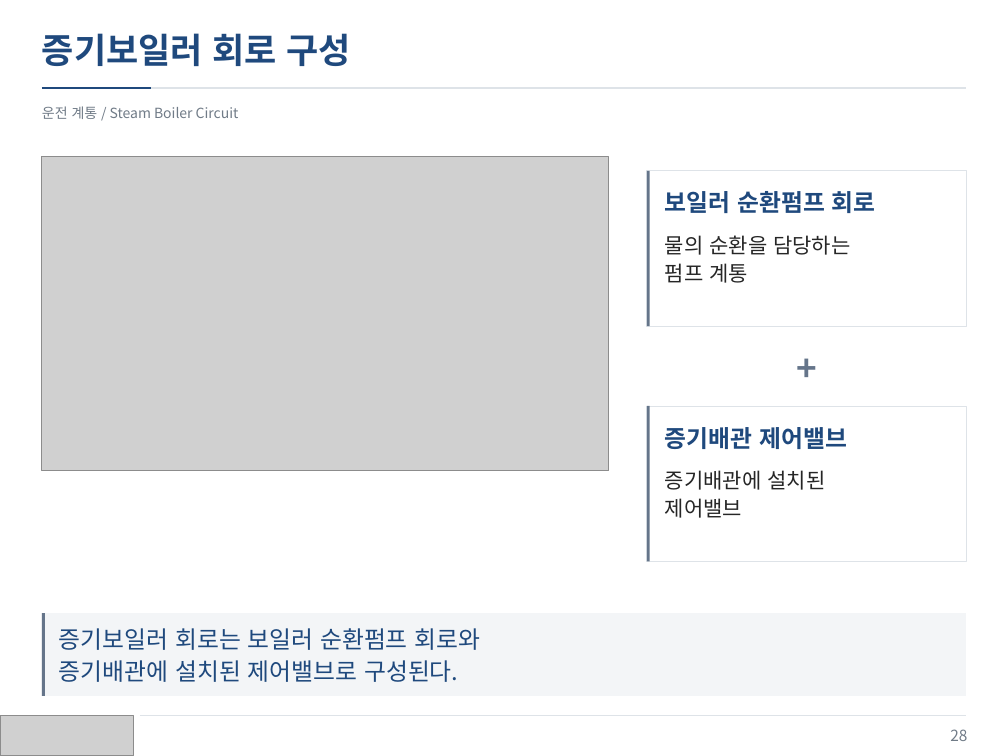
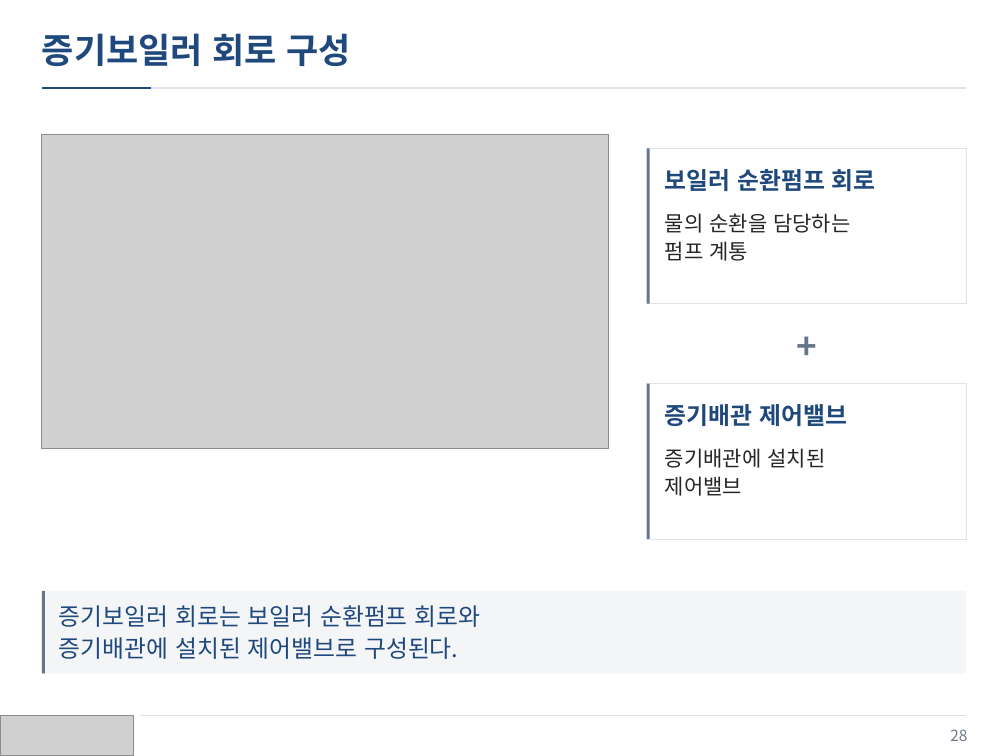
Before and after one commit to jskang5000-arch/my-PPT, a slide deck: slide 28 of KITECH_Boiler.pptx. Drawn at 1008x756 pixels with LibreOffice and Linux fonts; fonts in the diff are those of the drawing; grey boxes stand for pictures. Boxes give left, top, right and bottom in pixels: in the first picture for what was removed or moved away, otherwise in the second. Text is boxed around its words. In the diff, an @@ line names an element or a change of style, - is before the commit and + after.

Commit message:
Remove subtitles and refine spacing in 4:3 layout

```diff
--- a/KITECH_Boiler.pptx
+++ b/KITECH_Boiler.pptx
@@ text removed at (x1=42, y1=106, x2=239, y2=119) @@
-운전 계통 / Steam Boiler Circuit
@@ picture moved from (x1=42, y1=157, x2=609, y2=472) to (x1=42, y1=134, x2=609, y2=449) @@
@@ 6 rectangles, 5 texts moved together from (x1=42, y1=170, x2=967, y2=696) to (x1=42, y1=148, x2=967, y2=673) @@
@@ text "증기배관 제어밸브" moved from (x1=665, y1=427, x2=847, y2=449) to (x1=665, y1=404, x2=847, y2=426) @@
```
Also in this commit, not shown: 33 other slides changed.
